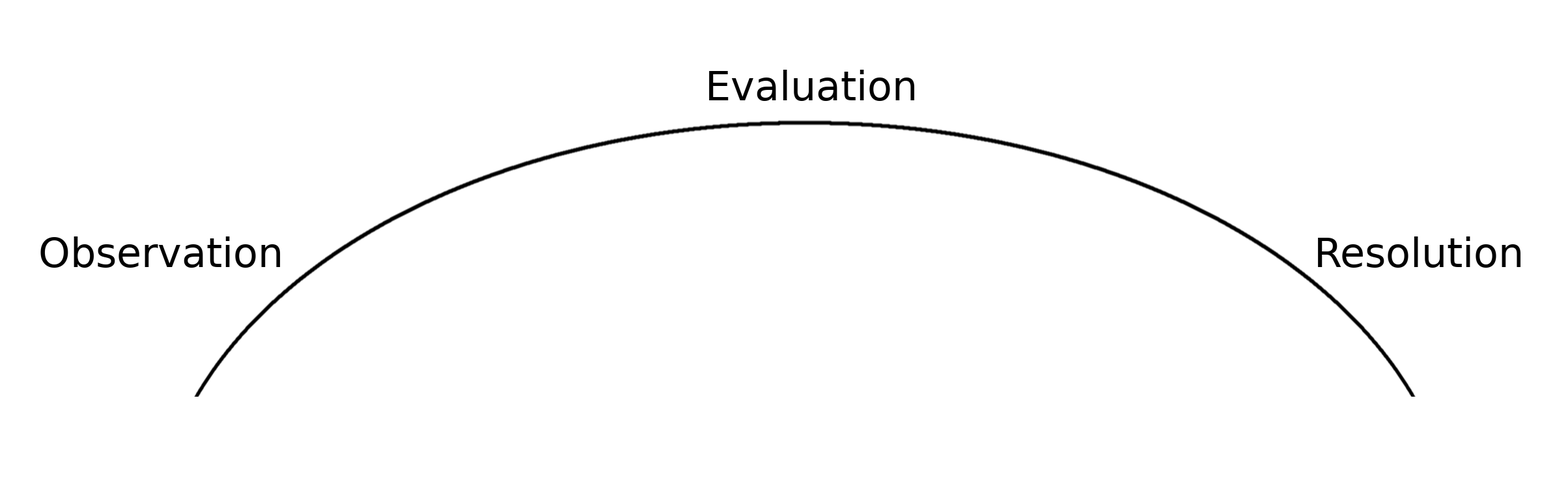
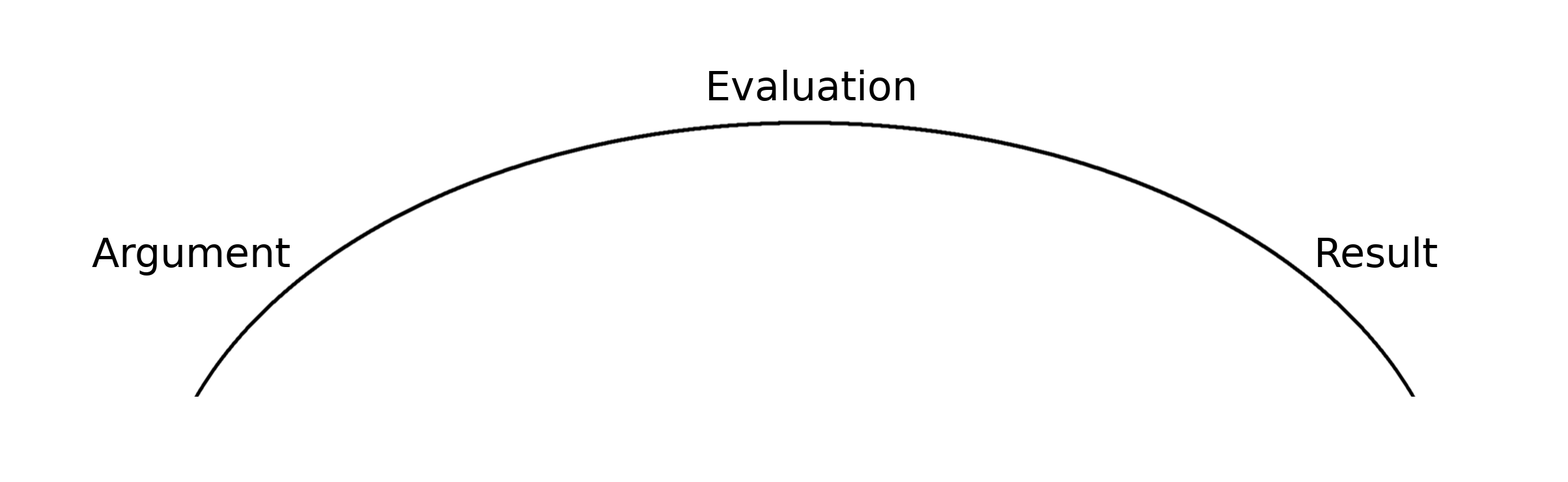
Layered file, before and after one edit (1568 × 482). Changes by layer:
renamed "Resolution" to "Result", painted on it over (1387, 236, 1522, 268)
renamed "Observation" to "Argument", painted on it over (40, 236, 291, 276)
